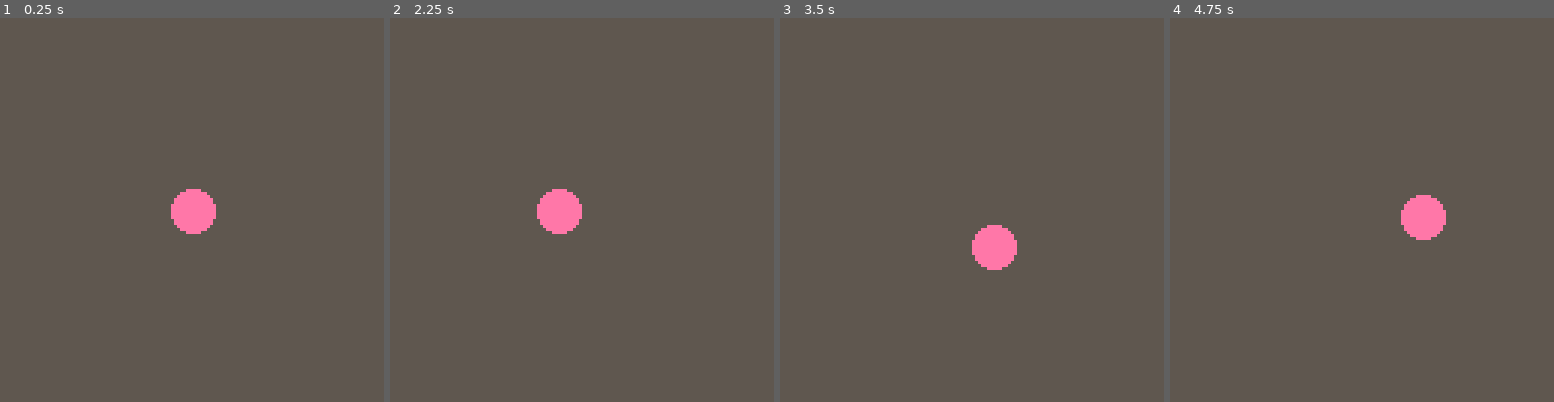
Above: before the commit, frames 1-4 (left to right).
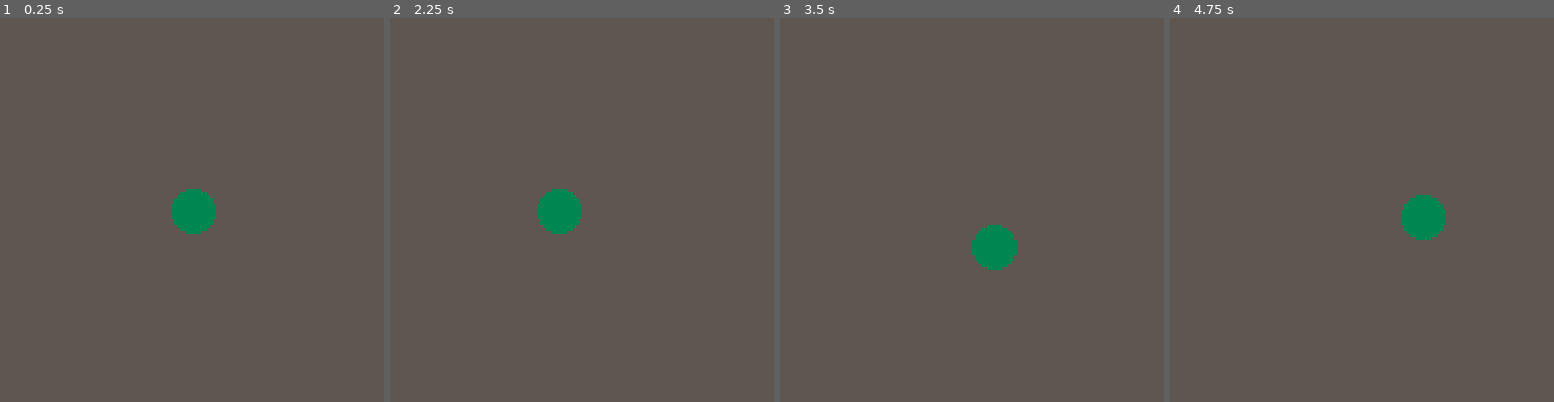
Above: after the commit, the same moments.

Repository: jrodrigopuca/cartridges
Game: PICO-8 cartridge carts/02.p8
Two runs of this game, one before a commit and one after it. Both use one fixed random seed, a clock stepped at 60 frames per second and the inputs below.
Inputs:
- Up to frame 1 (0.25 s): no input
- Up to frame 2 (2.25 s): hold Left from 1.97 s (still down)
- Up to frame 3 (3.5 s): release Left at 2.37 s; hold Down 2.42-2.82 s; hold Right from 2.87 s (still down)
- Up to frame 4 (4.75 s): release Right at 3.53 s; hold Up 3.58-4.08 s; hold Right 4.13-4.53 s; hold Down from 4.58 s (still down)

The runs differ from the first frame. In frame 1, 1.1% of the frame differs, in the area x 44-57%, y 44-57%; in frame 2, 1.1%; in frame 3, 1.1%; in frame 4, 1.1%.

Commit message:
05/07: carts

Diff:
--- a/02.p8
+++ b/carts/02.p8
@@ -12,5 +12,5 @@
 
 function _draw()
 	cls(5)
-	circfill(x,y,7,14)
+	circfill(x,y,7,3)
 end
--- /dev/null
+++ b/carts/03.p8
@@ -0,0 +1,3 @@
+pico-8 cartridge // http://www.pico-8.com
+version 25
+__lua__
Renamed: 01.p8 -> carts/01.p8
Not shown, changed: .gitignore
Not shown, changed: README.md
